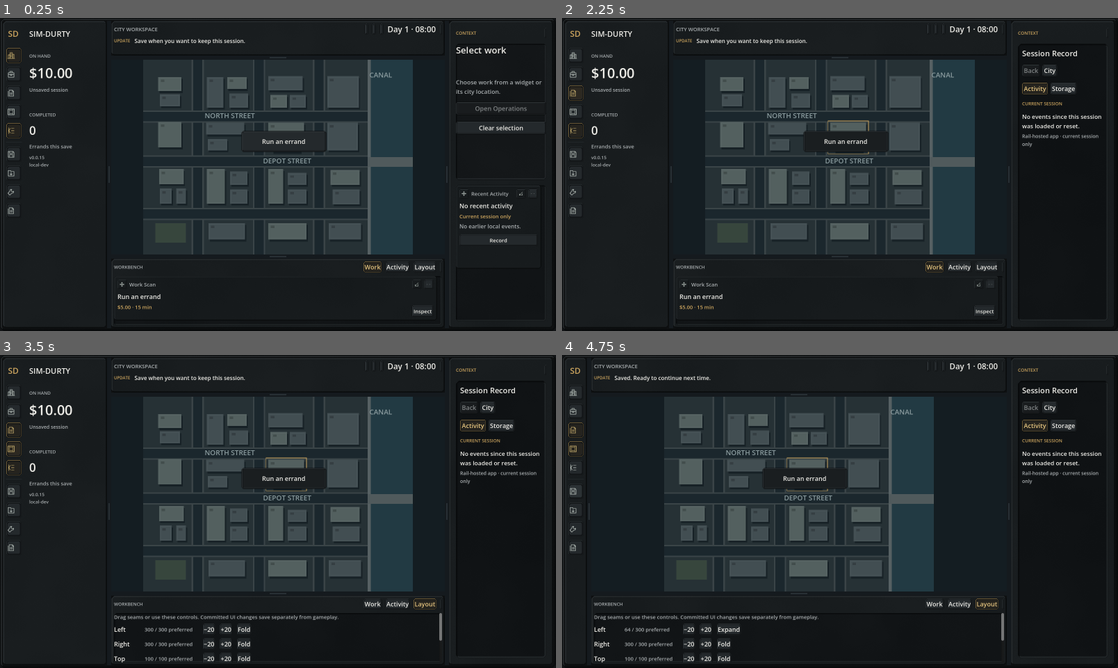
Above: before the commit, frames 1-4 (two rows, left to right).
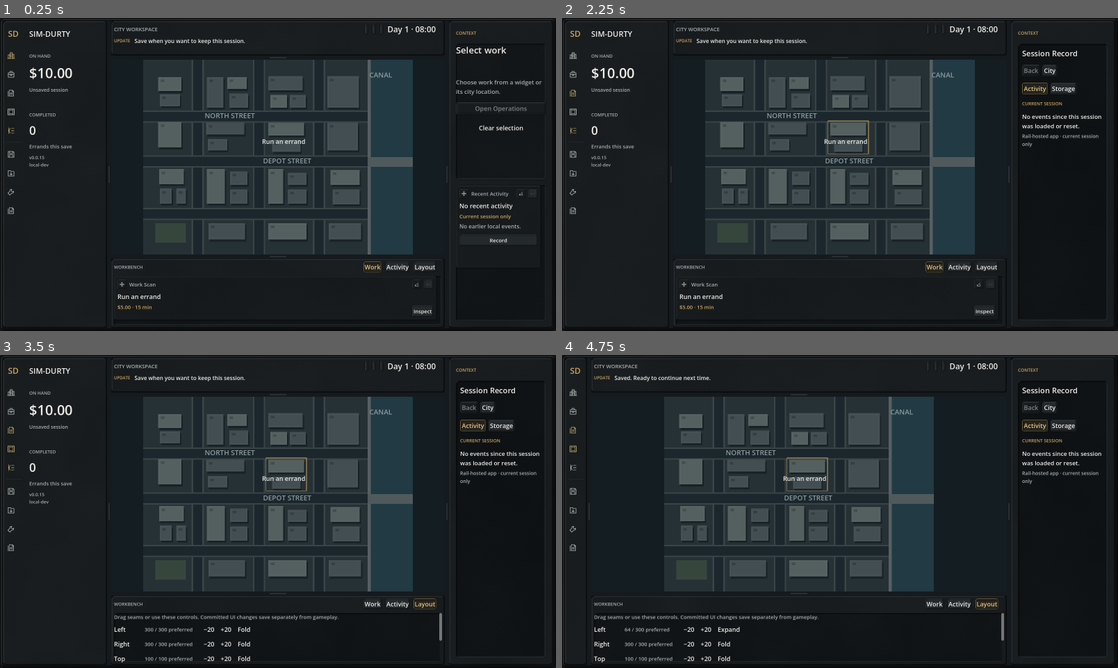
Above: after the commit, the same moments.

Repository: hobokingyt-sketch/SIM-DURTY
Game: Godot game, scene res://game/app/main.tscn
Two runs of this game, one before a commit and one after it. Both use one fixed random seed, a clock stepped at 60 frames per second and the inputs below.
Inputs (mouse positions are in pixels of both pictures, inside the frame that each line leads up to):
- Up to frame 1 (0.25 s): no input
- Up to frame 2 (2.25 s): click (573, 55) at 0.52 s; click (573, 74) at 1.25 s; click (573, 93) at 2.02 s
- Up to frame 3 (3.5 s): click (11, 448) at 2.77 s
- Up to frame 4 (4.75 s): click (573, 467) at 3.52 s; click (573, 492) at 4.27 s

The runs differ from the first frame. In frame 1, 0.4% of the frame differs, in the area x 1-98%, y 9-43%; in frame 2, 0.5%; in frame 3, 0.5%, in the area x 1-59%, y 21-98%; in frame 4, 0.5%.
Error after the commit: Invalid access to property or key 'face_bevel' on a base object of type 'Dictionary'. (res://game/ui/theme/os_control_surface.gd:91)

Commit message:
Strengthen R3 control-face seating without changing geometry

Diff:
--- a/game/ui/theme/os_control_surface.gd
+++ b/game/ui/theme/os_control_surface.gd
@@ -52,15 +52,15 @@
 static func spec(role: String) -> Dictionary:
 	match role:
 		OsControls.ROLE_PRIMARY:
-			return {"chamfer": 4, "face_inset": 4, "patch": 8}
+			return {"chamfer": 4, "face_inset": 4, "face_bevel": 2, "patch": 8}
 		OsControls.ROLE_LAUNCHER:
 			return {"chamfer": 4, "face_inset": 4, "patch": 8}
 		OsControls.ROLE_TAB:
-			return {"chamfer": 4, "face_inset": 3, "patch": 7}
+			return {"chamfer": 4, "face_inset": 3, "face_bevel": 2, "patch": 7}
 		OsControls.ROLE_NAV:
-			return {"chamfer": 4, "face_inset": 3, "patch": 7}
+			return {"chamfer": 4, "face_inset": 3, "face_bevel": 2, "patch": 7}
 		OsControls.ROLE_HANDLE, OsControls.ROLE_COMPACT:
-			return {"chamfer": 3, "face_inset": 3, "patch": 6}
+			return {"chamfer": 3, "face_inset": 3, "face_bevel": 1, "patch": 6}
 		OsControls.ROLE_FOLD:
 			return {"chamfer": 3, "face_inset": 3, "patch": 6}
 	return {"chamfer": 4, "face_inset": 3, "patch": 7}
@@ -88,6 +88,7 @@
 	var definition: Dictionary = spec(role)
 	var chamfer: int = int(definition["chamfer"])
 	var face_inset: int = int(definition["face_inset"])
+	var face_bevel: int = int(definition["face_bevel"])
 	var face_chamfer: int = maxi(1, chamfer - 1)
 	var accent_edge: bool = _uses_accent_edge(role, state)
 	var pressed: bool = state in ["pressed", "hover_pressed"]
@@ -119,7 +120,7 @@
 					color = structure
 			elif _inside(point, face_inset, face_chamfer):
 				color = face
-				if not _inside(point, face_inset + 1, maxi(1, face_chamfer - 1)):
+				if not _inside(point, face_inset + face_bevel, maxi(1, face_chamfer - face_bevel)):
 					color = _face_bevel(point, face_inset, face, palette, pressed)
 
 			image.set_pixel(x, y, color)
